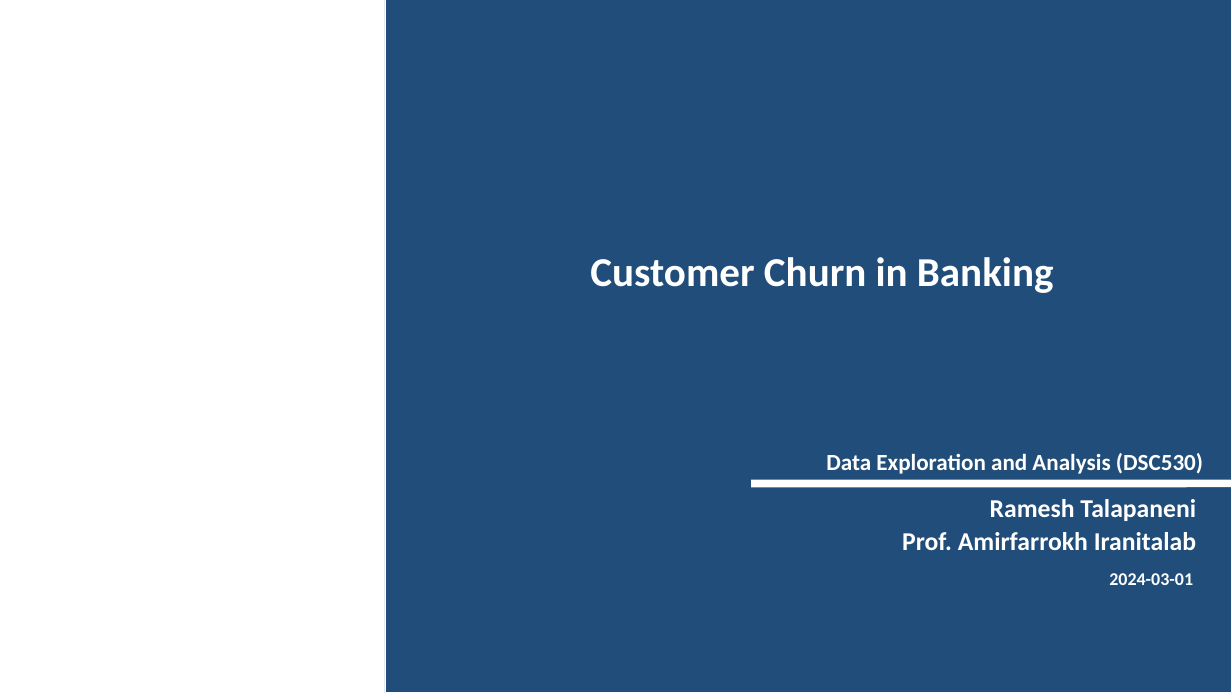
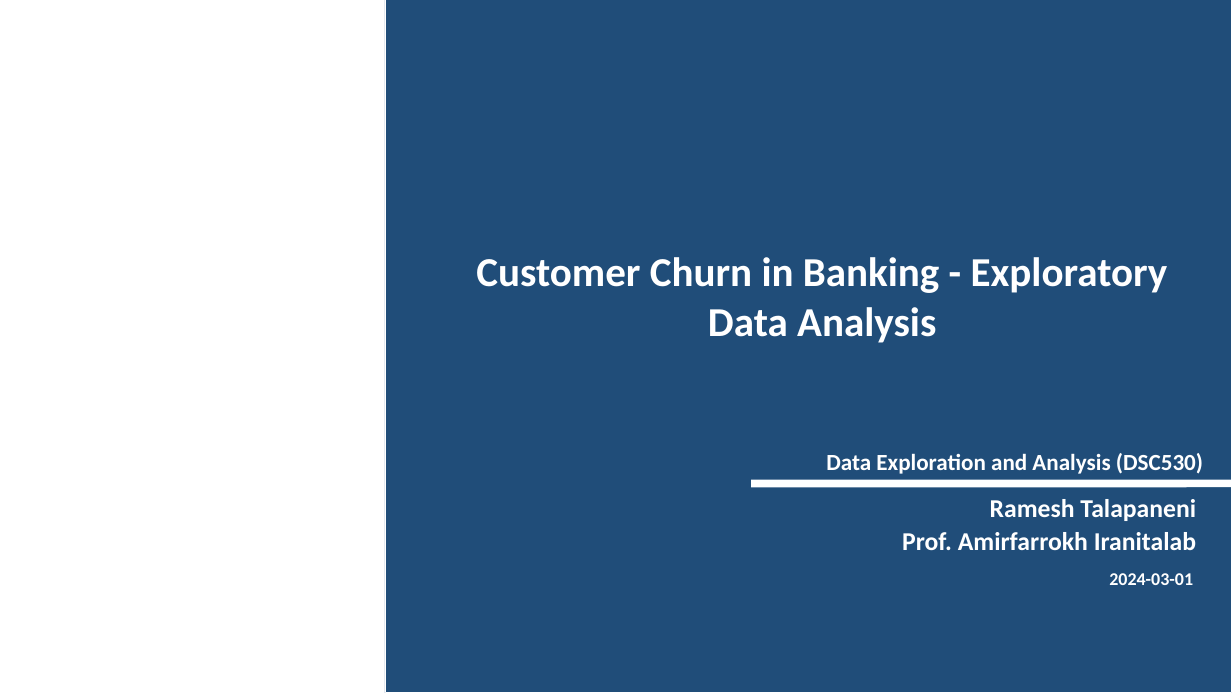
Before and after one commit to rtalapaneni/Talapaneni530FinalProject, a slide deck: slide 1 of Talapaneni530Week12_Term_Project.pptx. Drawn at 1232x693 pixels with LibreOffice and Linux fonts; fonts in the diff are those of the drawing; background and template pictures are left out. Boxes give left, top, right and bottom in pixels: in the first picture for what was removed or moved away, otherwise in the second. Text is boxed around its words. In the diff, an @@ line names an element or a change of style, - is before the commit and + after.

```diff
--- a/Talapaneni530Week12_Term_Project.pptx
+++ b/Talapaneni530Week12_Term_Project.pptx
@@ text at (476,257,1168,343): text changed @@
-Customer Churn in Banking
+Customer Churn in Banking - Exploratory Data Analysis
```
Also in this commit, not shown: 4 other files.
